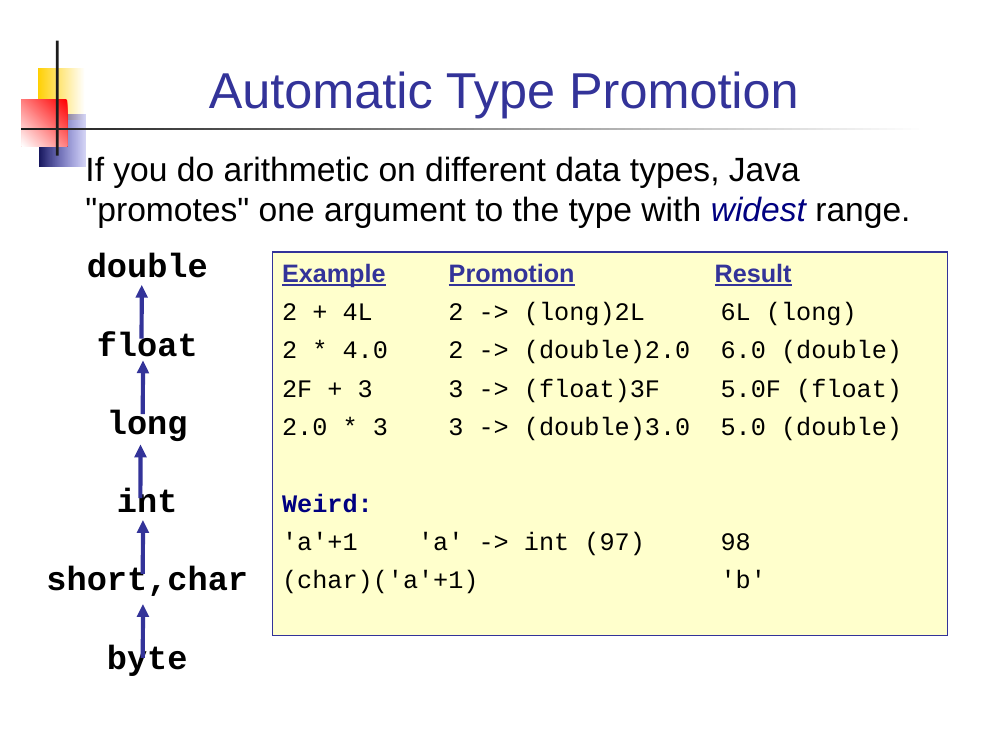
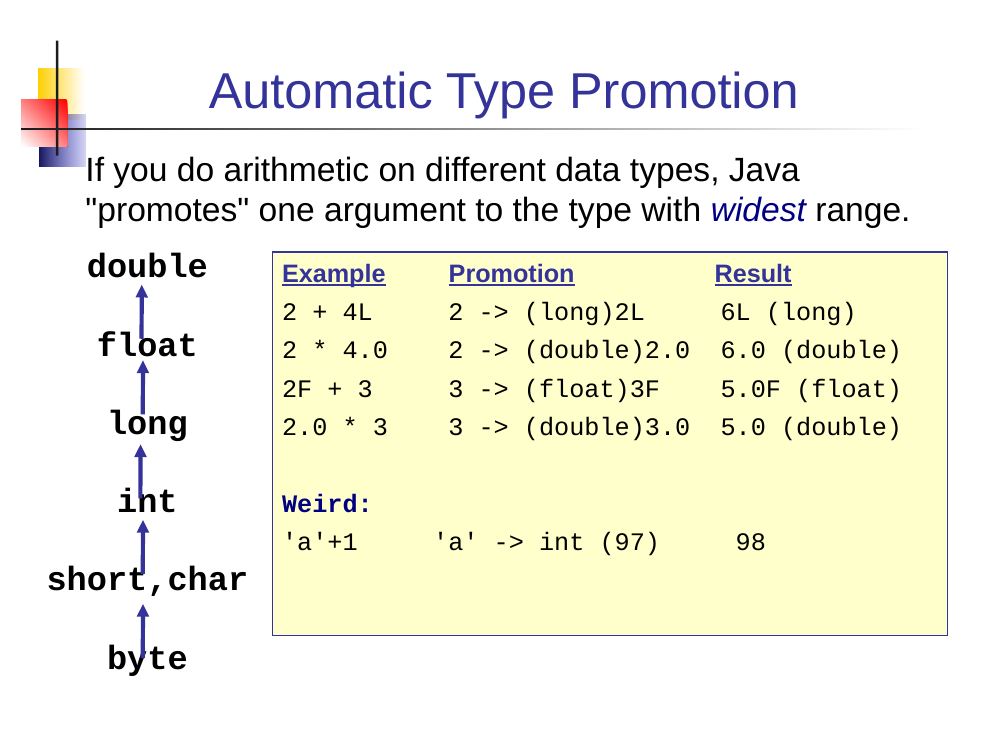
Before and after one commit to cpske/programming1, a slide deck: slide 16 of week2/3-Primitive-Datatypes.ppt (slide 15 before the commit). Drawn at 1008x756 pixels with LibreOffice and Linux fonts; fonts in the diff are those of the drawing. Boxes give left, top, right and bottom in pixels: in the first picture for what was removed or moved away, otherwise in the second. Text is boxed around its words. In the diff, an @@ line names an element or a change of style, - is before the commit and + after.

```diff
--- a/week2/3-Primitive-Datatypes.ppt
+++ b/week2/3-Primitive-Datatypes.ppt
@@ text in rectangle at <box>282,570,766,594</box>: paragraph removed @@
-(char)('a'+1) 'b'
```
Also in this commit, not shown: 7 other slides changed, 2 slides added, 3 other files.
